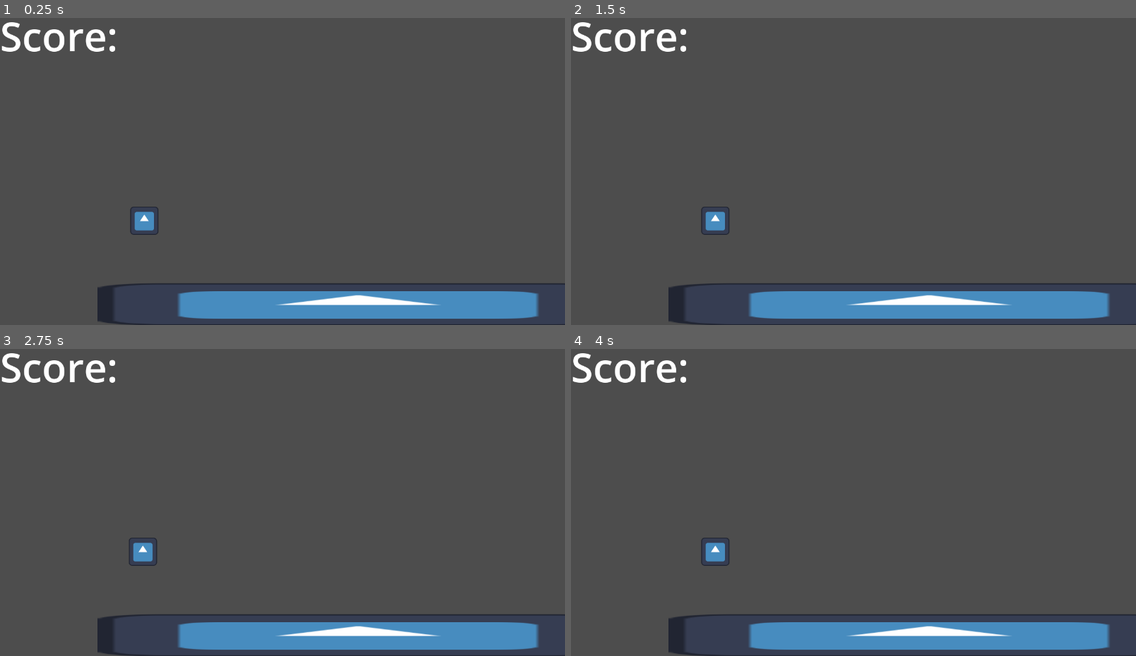
Above: before the commit, frames 1-4 (two rows, left to right).
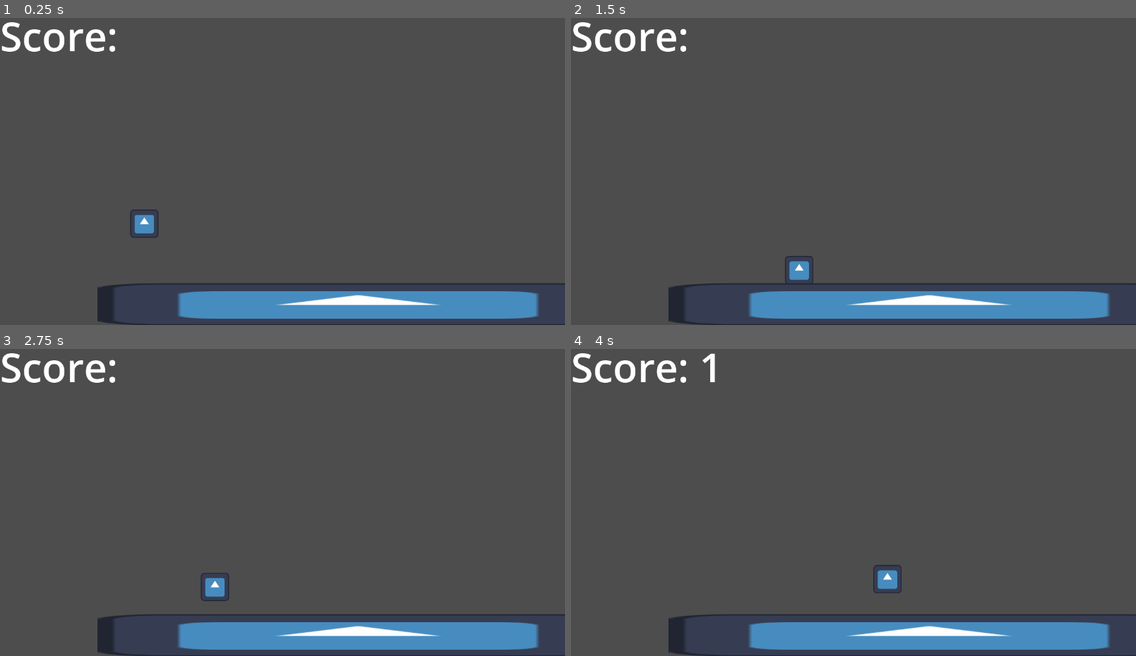
Above: after the commit, the same moments.

Repository: uta-gdc/Progress-Bar-Station
Game: Godot game, scene res://level/Level1.tscn
The game is run twice, just before and just after one commit, with the same random seed, the same clock (stepped at 60 frames per second) and the same inputs. The engine's default icon, where the game draws it, is replaced by a stand-in: a white triangle on a blue panel in a dark square.
Inputs:
- Up to frame 1 (0.25 s): no input
- Up to frame 2 (1.5 s): hold D (right) from 0.53 s (still down); tap Space (jump) at 0.77 s
- Up to frame 3 (2.75 s): tap Space (jump) at 1.52 s; release D (right) at 2.03 s; hold A (left) from 2.03 s (still down)
- Up to frame 4 (4 s): release A (left) at 2.78 s; hold D (right) from 2.78 s (still down); tap Space (jump) at 3.02, 3.77 s

The runs differ from the first frame. In frame 1, 0.2% of the frame differs, in the area x 23-28%, y 61-72%; in frame 2, 0.5%; in frame 3, 0.6%; in frame 4, 0.7%, in the area x 23-59%, y 1-80%.

Commit message:
Collision masks fixed allowing resetting to work, but two errors each reset

Diff:
--- a/level/Level1.tscn
+++ b/level/Level1.tscn
@@ -18,6 +18,7 @@
 
 [node name="StaticBody2D" type="StaticBody2D" parent="."]
 position = Vector2(649, 673)
+collision_layer = 2
 metadata/_edit_group_ = true
 
 [node name="Sprite2D" type="Sprite2D" parent="StaticBody2D"]
@@ -42,6 +43,7 @@
 
 [node name="Area2D" type="Area2D" parent="."]
 position = Vector2(846, 426)
+collision_layer = 2
 metadata/_edit_group_ = true
 
 [node name="CollisionShape2D" type="CollisionShape2D" parent="Area2D"]
@@ -49,6 +51,7 @@
 
 [node name="DeathBox" type="Area2D" parent="."]
 position = Vector2(99, 689)
+collision_layer = 2
 metadata/_edit_group_ = true
 
 [node name="CollisionShape2D" type="CollisionShape2D" parent="DeathBox"]
